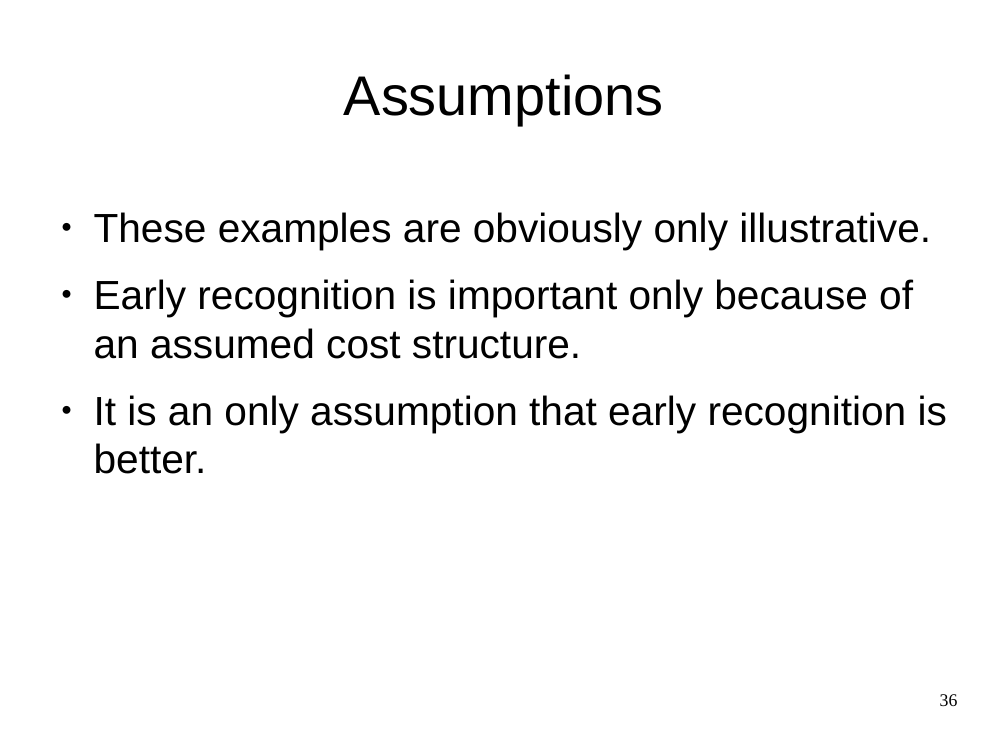
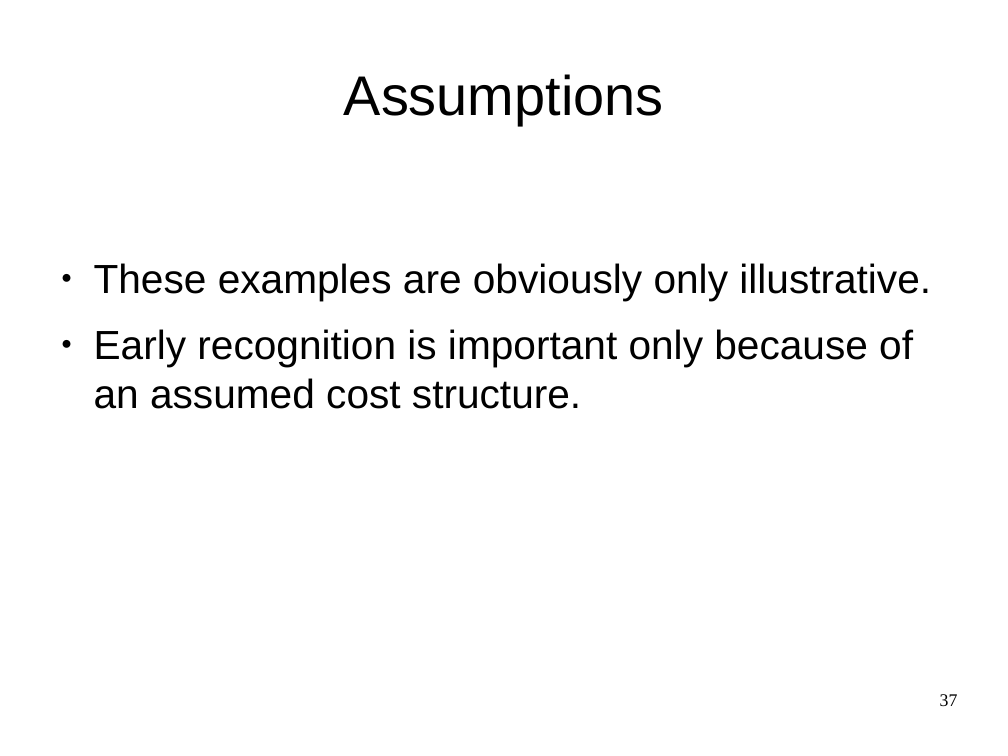
Before and after one commit to AlexWoroschilow/pca, a slide deck: slide 37 of seminar/presentation.odp (slide 36 before the commit). Drawn at 1008x756 pixels with LibreOffice and Linux fonts; fonts in the diff are those of the drawing. Boxes give left, top, right and bottom in pixels: in the first picture for what was removed or moved away, otherwise in the second. Text is boxed around its words. In the diff, an @@ line names an element or a change of style, - is before the commit and + after.

```diff
--- a/seminar/presentation.odp
+++ b/seminar/presentation.odp
@@ text "These examples are obviously only ...": place and size @@
-text "These examples are obviously only ..." at [94,212,947,474]
+text "These examples are obviously only ..." at [94,263,931,409]
@@ text at [94,395,947,474]: paragraph removed @@
-● It is an only assumption that early recognition is better.
@@ page number at [940,694,958,706]: text changed @@
-36
+37
```
Also in this commit, not shown: 9 other slides changed, 1 slide added, 1 slide removed, 4 other files.
